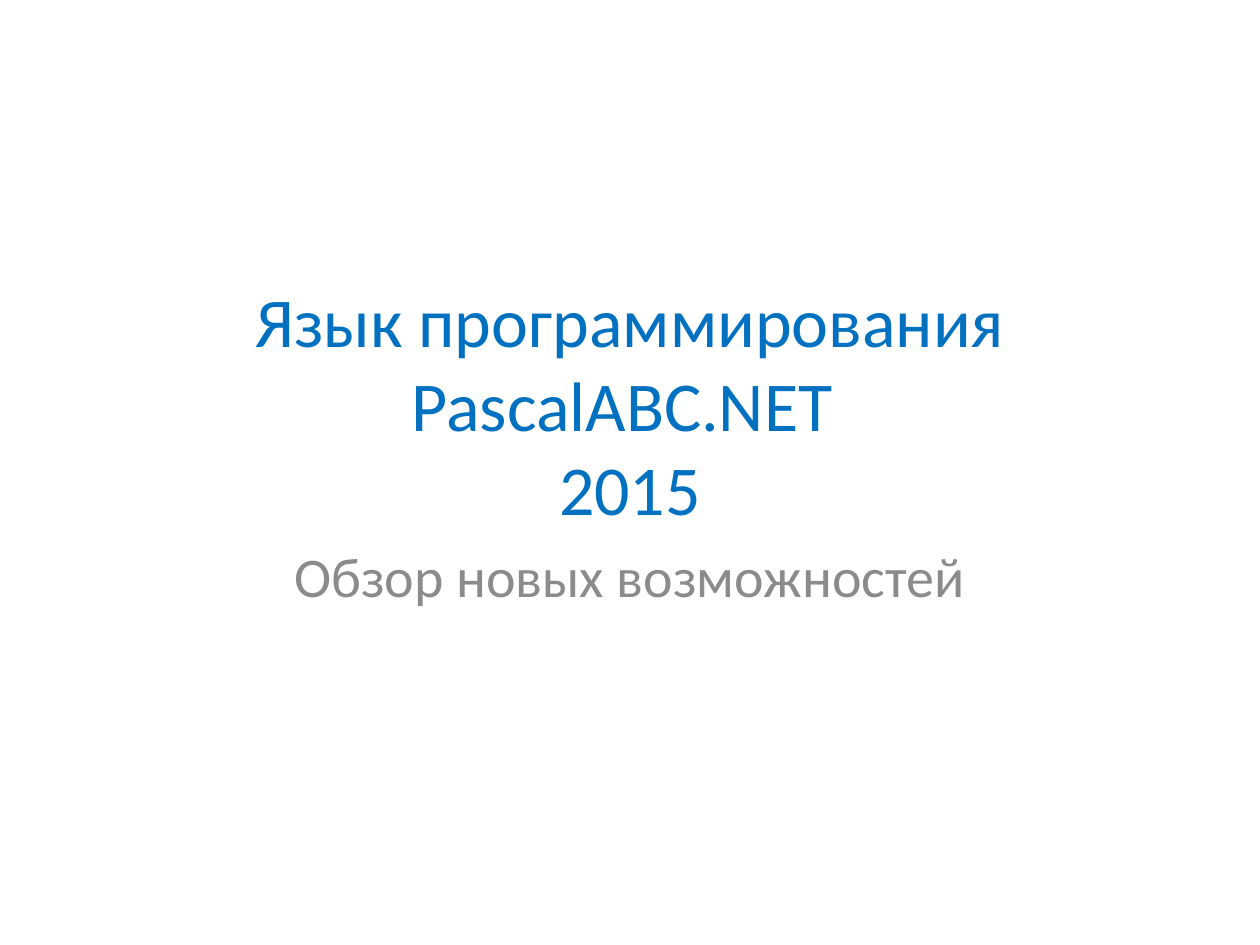
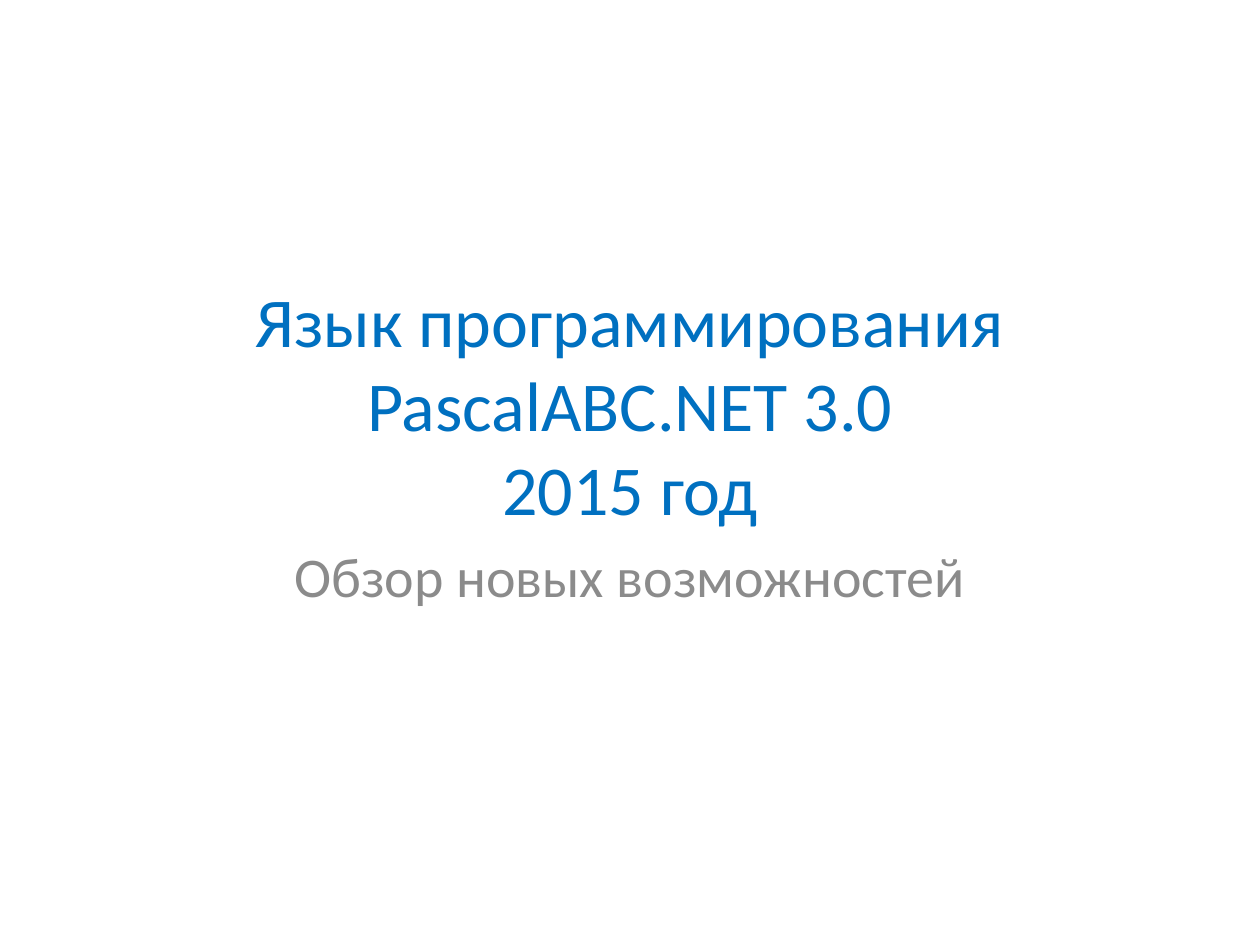
Before and after one commit to pascalabcnet/pascalabcnet, a slide deck: slide 1 of _Presentations/2015 New Features/PascalABC.NET 2015.pptx. Drawn at 1260x945 pixels with LibreOffice and Linux fonts; fonts in the diff are those of the drawing. Boxes give left, top, right and bottom in pixels: in the first picture for what was removed or moved away, otherwise in the second. Text is boxed around its words. In the diff, an @@ line names an element or a change of style, - is before the commit and + after.

```diff
--- a/_Presentations/2015 New Features/PascalABC.NET 2015.pptx
+++ b/_Presentations/2015 New Features/PascalABC.NET 2015.pptx
@@ title at [255, 302, 1005, 527]: text changed @@
-Язык программирования
-PascalABC.NET
-2015
+Язык программирования
+PascalABC.NET 3.0
+2015 год
```
Also in this commit, not shown: 1 other slide changed, 27 other files.
